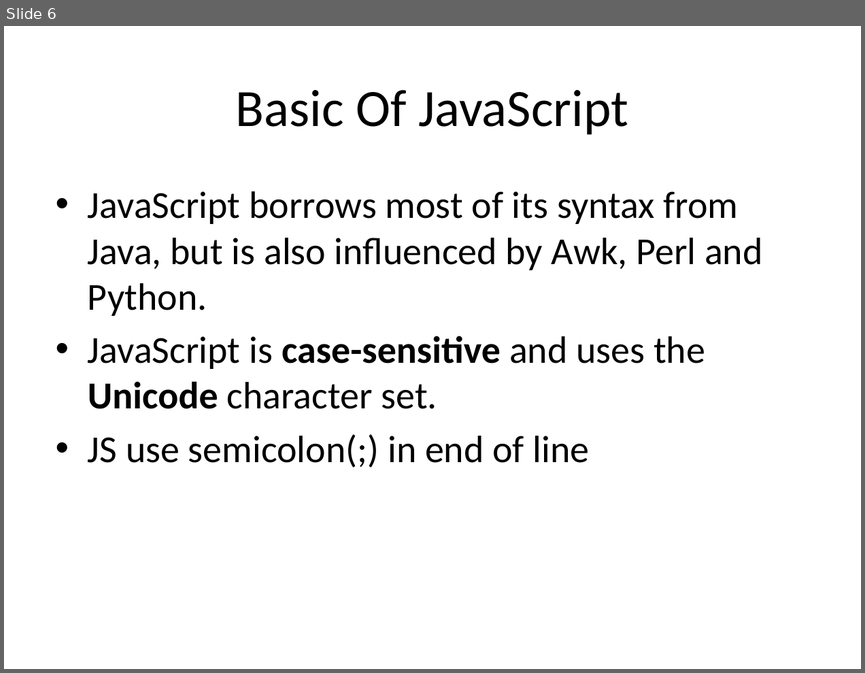
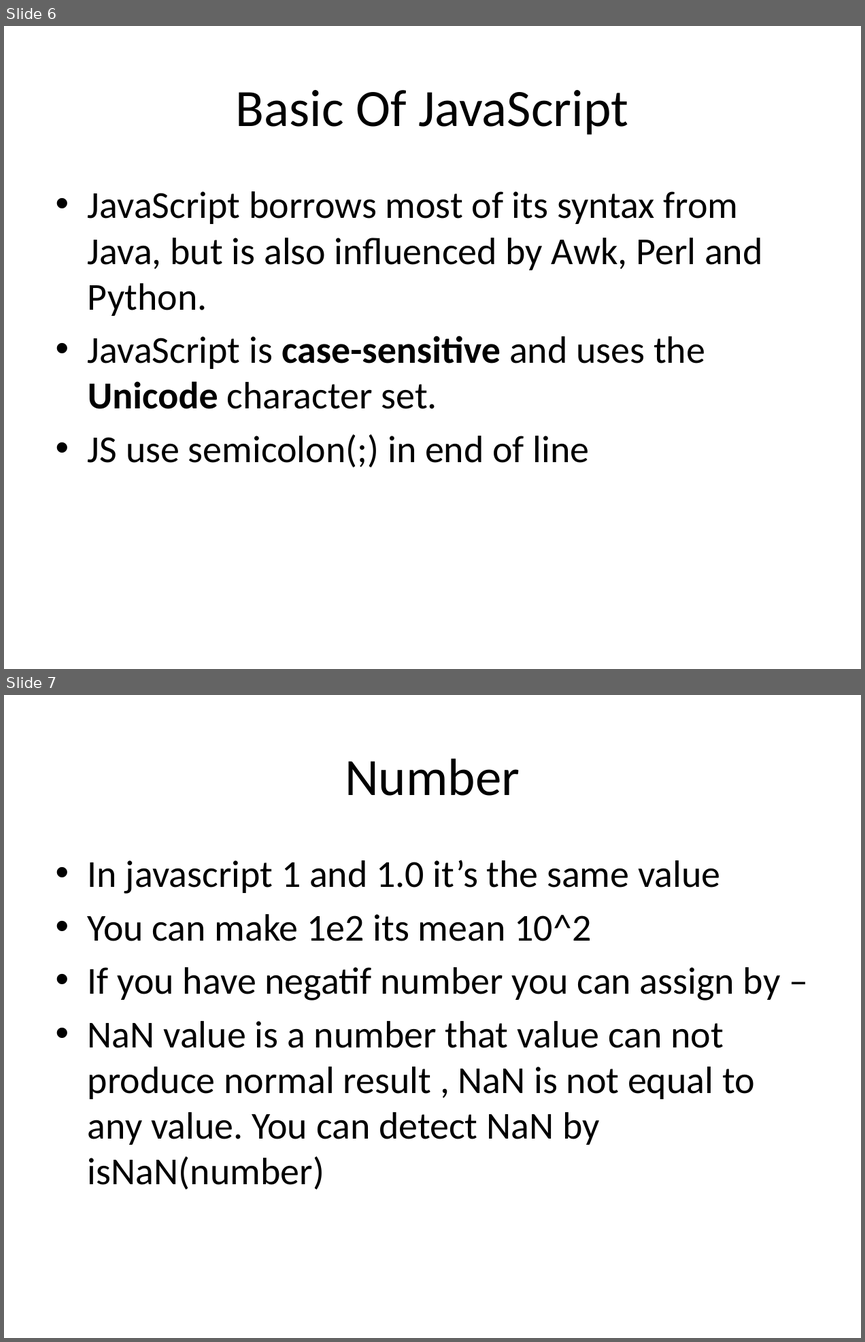
Before and after one commit to kuliketik/nullJSLearn, a slide deck: Introduction JavaScript.pptx. Shown one above the other, each under a label of ours: slide 6 before the commit, slides 6 and 7 after it. The pictures are 865x673 and 865x1342 pixels, drawn with LibreOffice and Linux fonts; fonts in the diff are those of the drawing. Boxes give left, top, right and bottom in pixels: in the first picture for what was removed or moved away, otherwise in the second. Text is boxed around its words. In the diff, an @@ line names an element or a change of style, - is before the commit and + after.

```diff
--- a/Introduction JavaScript.pptx
+++ b/Introduction JavaScript.pptx
@@ slide 7 added at (4, 695, 861, 1338), background #FFFFFF @@
@@ title added at (345, 758, 519, 796), 44 pt, text #000000 @@
+Number
@@ text added at (88, 860, 780, 1189), 32 pt, text #000000 @@
+• In javascript 1 and 1.0 it’s the same value
+• You can make 1e2 its mean 10^2
+• If you have negatif number you can assign by –
+• NaN value is a number that value can not produce normal result , NaN is not equal to any value. You can detect NaN by isNaN(number)
```
Also in this commit, not shown: 9 other slides added.
